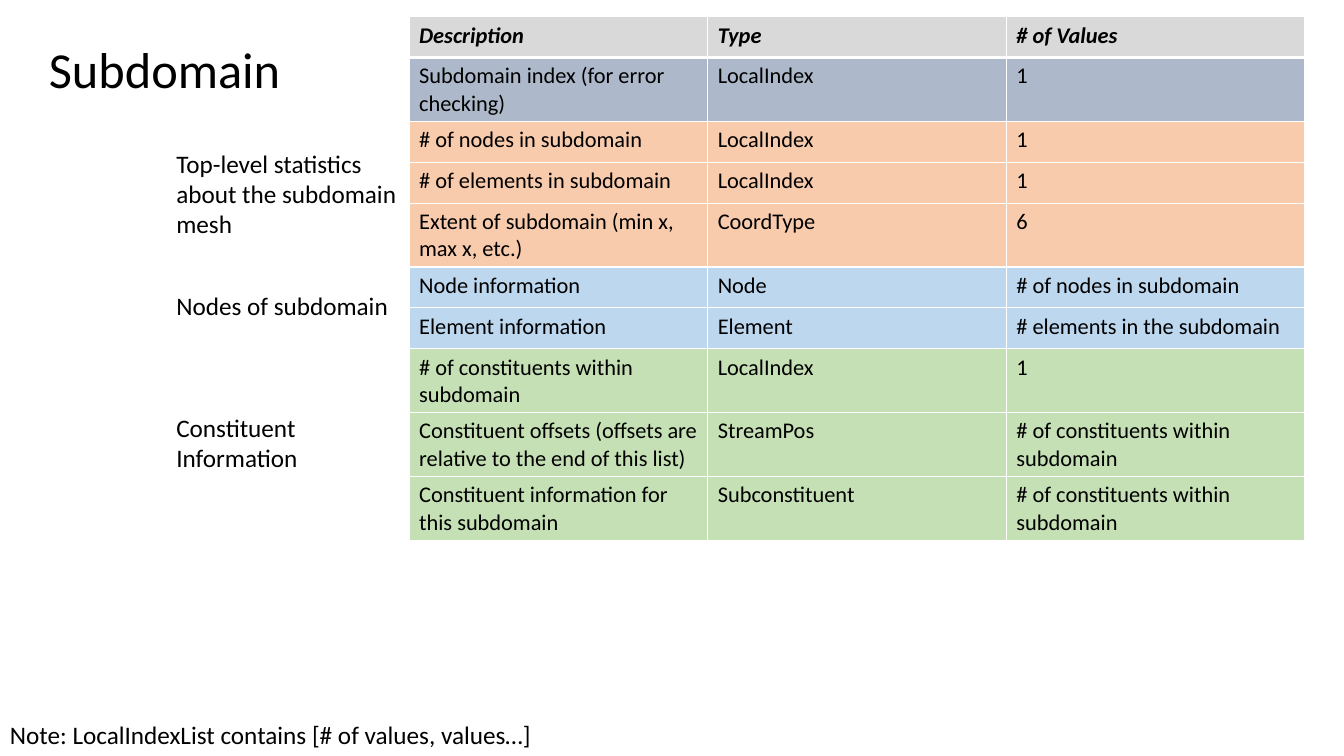
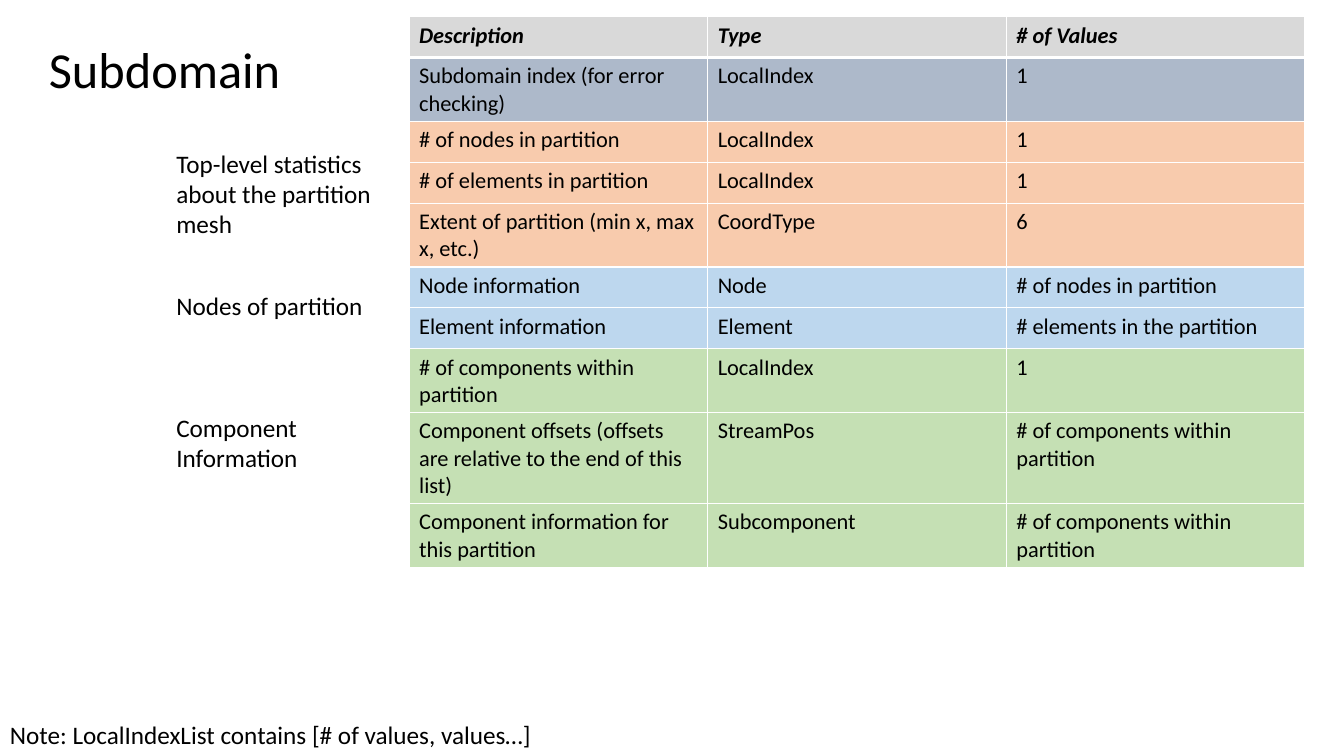
Before and after one commit to afrl/sheff-fea-io, a slide deck: slide 12 of docs/FormatSpecification.pptx (slide 13 before the commit). Drawn at 1344x756 pixels with LibreOffice and Linux fonts; fonts in the diff are those of the drawing. Boxes give left, top, right and bottom in pixels: in the first picture for what was removed or moved away, otherwise in the second. Text is boxed around its words. In the diff, an @@ line names an element or a change of style, - is before the commit and + after.

Commit message:
Polisher MeshWriter, separated parallel writer as MeshParWriter, and finished MeshReader.

```diff
--- a/docs/FormatSpecification.pptx
+++ b/docs/FormatSpecification.pptx
@@ table at (x1=409, y1=16, x2=1305, y2=567) @@
-row 3, column 1: # of nodes in subdomain
+row 3, column 1: # of nodes in partition
-row 4, column 1: # of elements in subdomain
+row 4, column 1: # of elements in partition
-row 5, column 1: Extent of subdomain (min x, max x, etc.)
+row 5, column 1: Extent of partition (min x, max x, etc.)
-row 6, column 3: # of nodes in subdomain
+row 6, column 3: # of nodes in partition
-row 7, column 3: # elements in the subdomain
+row 7, column 3: # elements in the partition
-row 8, column 1: # of constituents within subdomain
+row 8, column 1: # of components within partition
-row 9, column 1: Constituent offsets (offsets are relative to the end of this list)
+row 9, column 1: Component offsets (offsets are relative to the end of this list)
-row 9, column 3: # of constituents within subdomain
+row 9, column 3: # of components within partition
-row 10: Constituent information for this subdomain | Subconstituent | # of constituents within subdomain
+row 10: Component information for this partition | Subcomponent | # of components within partition
@@ text at (x1=176, y1=155, x2=371, y2=234): text changed @@
-Top-level statistics about the subdomain mesh
+Top-level statistics about the partition mesh
@@ text at (x1=176, y1=297, x2=363, y2=319): text changed @@
-Nodes of subdomain
+Nodes of partition
@@ text at (x1=176, y1=420, x2=297, y2=468): text changed @@
-Constituent Information
+Component Information
```
Also in this commit, not shown: 7 other slides changed, 1 slide removed, 6 other files.
